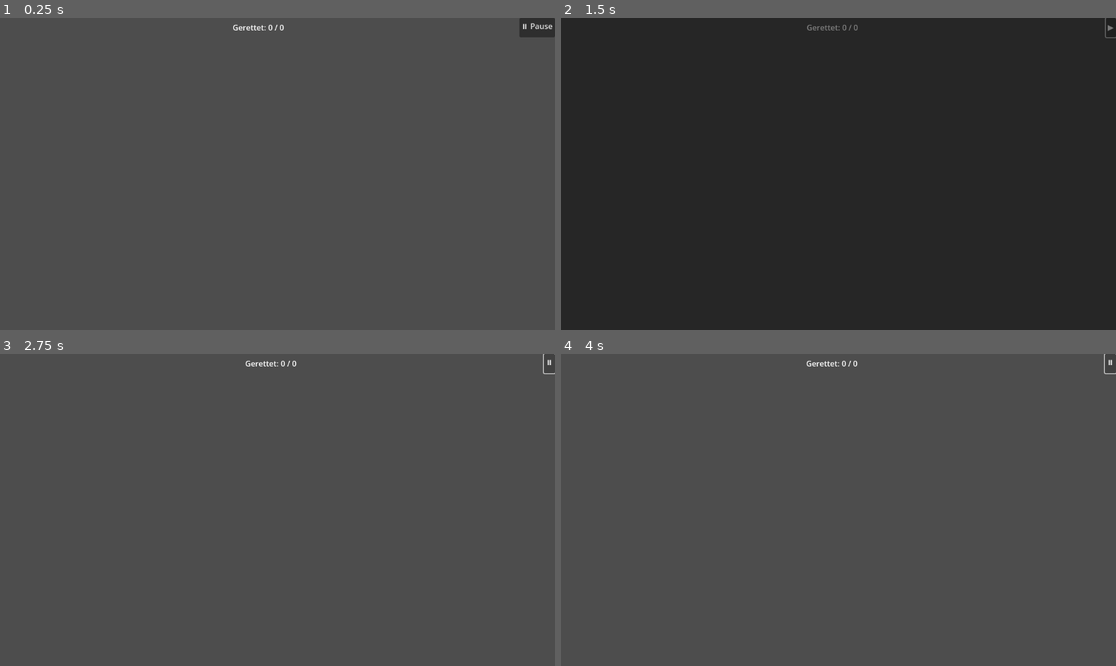
Above: before the commit, frames 1-4 (two rows, left to right).
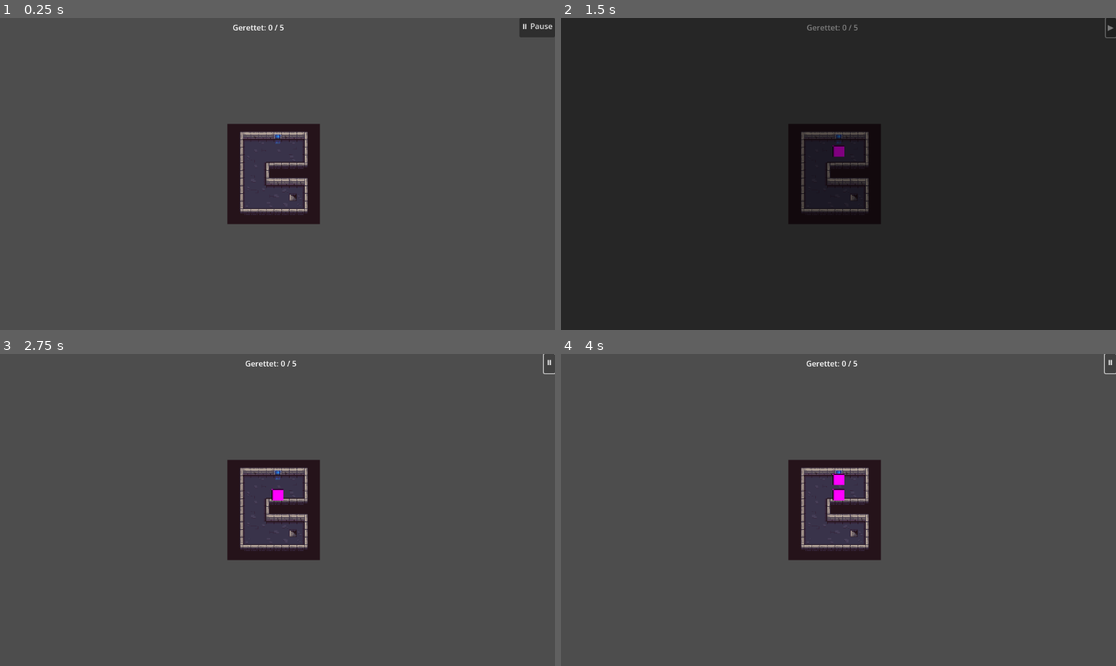
Above: after the commit, the same moments.

Repository: nico-hahn/freezelings
Game: Godot game, scene res://scenes/game/game.tscn
The game is run twice, just before and just after one commit, with the same random seed, the same clock (stepped at 60 frames per second) and the same inputs.
Inputs (mouse positions are in pixels of both pictures, inside the frame that each line leads up to):
- Up to frame 1 (0.25 s): no input
- Up to frame 2 (1.5 s): tap Enter at 0.5 s; move the mouse to (960, 158) at 0.52 s; click (960, 158) at 0.67 s; click "⏸ Pause" at 1.25 s
- Up to frame 3 (2.75 s): click "▶" at 2 s
- Up to frame 4 (4 s): click "⏸" at 2.75 s; click "▶" at 3.5 s

The runs differ from the first frame. In frame 1, 5.1% of the frame differs, in the area x 40-58%, y 2-67%; in frame 2, 2.8%; in frame 3, 5.1%; in frame 4, 5.1%.

Commit message:
fix level

Diff:
--- a/scenes/levels/level_01.tscn
+++ b/scenes/levels/level_01.tscn
@@ -1,23 +1,35 @@
-[gd_scene load_steps=3 format=4 uid="uid://bvxf1r38n7itk"]
+[gd_scene load_steps=4 format=4 uid="uid://bvxf1r38n7itk"]
 
 [ext_resource type="TileSet" uid="uid://brea3fpq2hhp1" path="res://resources/tilesets/dungeon_tiles.tres" id="1_i2aat"]
-[ext_resource type="PackedScene" uid="uid://bvxf1r38n7itk" path="res://scenes/levels/level_01.tscn" id="2_2djvx"]
+[ext_resource type="Script" uid="uid://b0gpav47qbmq8" path="res://scripts/level/level_controller.gd" id="2_lc"]
+[ext_resource type="PackedScene" path="res://scenes/entities/lemming_spawner.tscn" id="3_spawner"]
 
-[node name="Level01" instance=ExtResource("2_2djvx")]
+[node name="Level01" type="Node2D"]
+script = ExtResource("2_lc")
+total_lemmings = 5
+required_saved = 3
 start_direction = 2
 
-[node name="Ground" type="TileMapLayer" parent="." index="0"]
+[node name="Ground" type="TileMapLayer" parent="."]
 texture_filter = 1
-tile_map_data = PackedByteArray("AAACAAEAAAACAAEAAAADAAEAAAA …(1571 unchanged characters)… YAAAABAAoAAAAGAAYAAAAAAAoAAAAGAAYAAAAAAAkAAAAGAAYAAAAAAAgAAAAGAAYAAAAAAAcAAAAGAAYAAAAAAAYAAAAGAA …(808 unchanged characters)…
+tile_map_data = PackedByteArray("AAACAAEAAAACAAEAAAADAAEAAAA …(1571 unchanged characters)… YAAAABAAoAAAAGAAYAAAAAAAoAAAAGAAYAAAAAAAgAAAAGAAYAAAAAAAcAAAAGAAYAAAAAAAYAAAAGAA …(808 unchanged characters)…
 tile_set = ExtResource("1_i2aat")
 
-[node name="Walls" parent="." index="1"]
+[node name="Walls" type="TileMapLayer" parent="."]
 texture_filter = 1
 tile_map_data = PackedByteArray("AAABAAAAAAABAAAAAAACAAAAAAACAAAAAAADAAAAAAADAAAAAAAEAAAAAAAEAAAAAAAFAAAAAAAFAAUAAAAGAA …(688 unchanged characters)…
 tile_set = ExtResource("1_i2aat")
 
-[node name="EntryPoint" parent="Markers" index="0"]
+[node name="Markers" type="Node2D" parent="."]
+
+[node name="EntryPoint" type="Marker2D" parent="Markers"]
 position = Vector2(88, 24)
 
-[node name="ExitPoint" parent="Markers" index="1"]
+[node name="ExitPoint" type="Marker2D" parent="Markers"]
 position = Vector2(120, 136)
+
+[node name="LemmingSpawner" parent="." instance=ExtResource("3_spawner")]
+
+[node name="LemmingsContainer" type="Node2D" parent="."]
+
+[node name="PlacedObjectsContainer" type="Node2D" parent="."]
